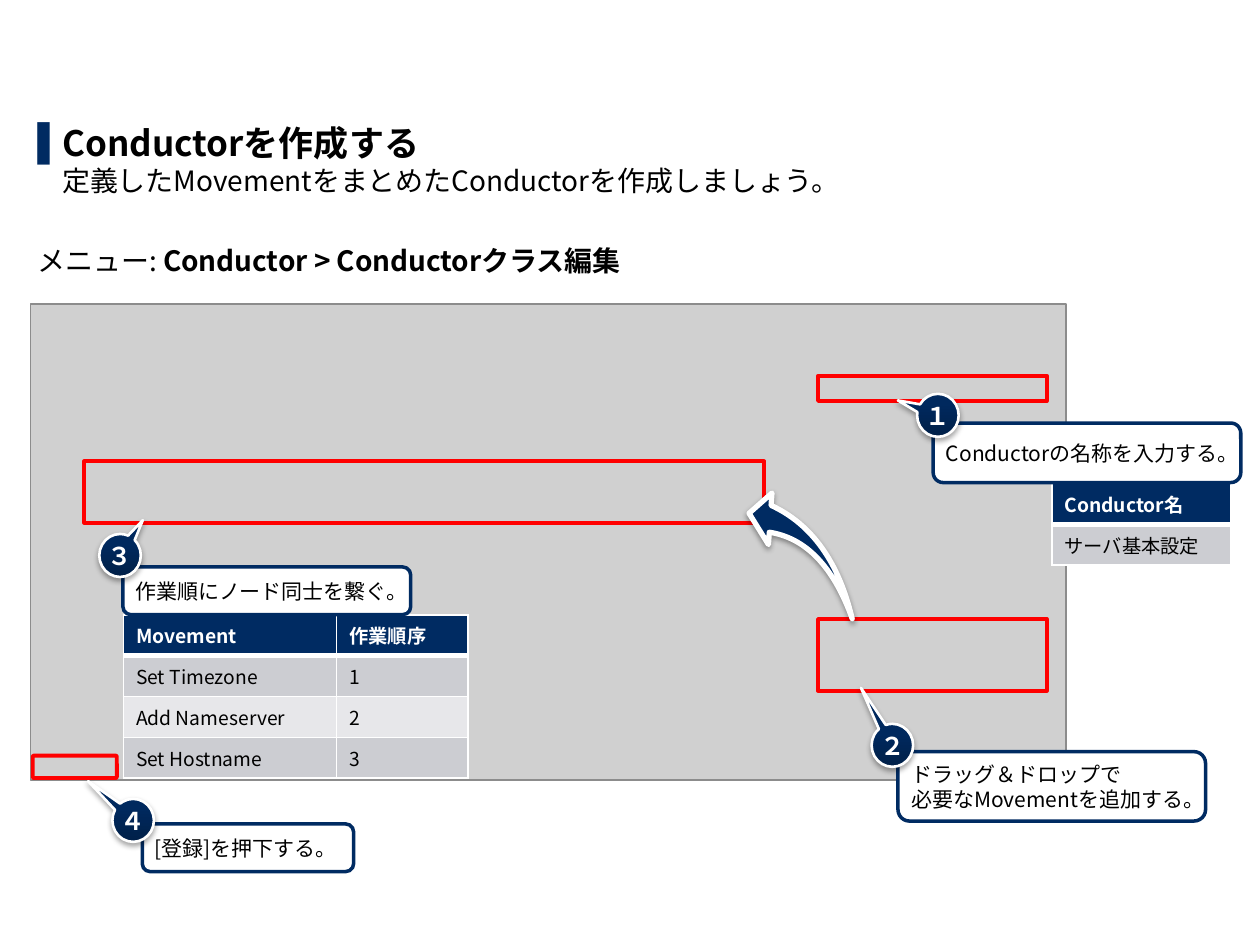
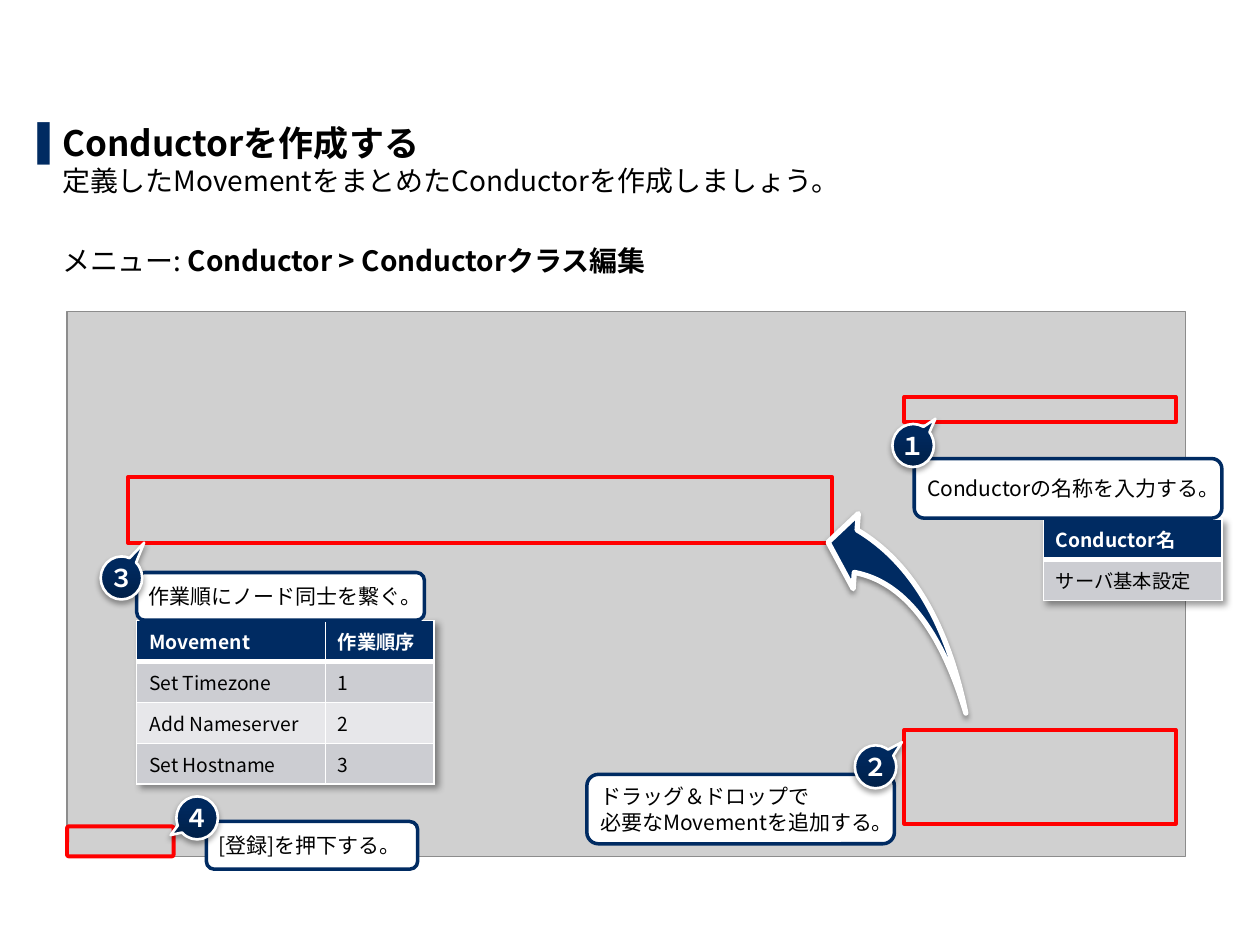
Before and after one commit to exastro-suite/it-automation-docs, a slide deck: slide 16 of asset/Learn_ja/ITA-hg-ps_practice_ja.pptx. Drawn at 1260x945 pixels with LibreOffice and Linux fonts; fonts in the diff are those of the drawing; grey boxes stand for pictures; background and template pictures are left out. Boxes give left, top, right and bottom in pixels: in the first picture for what was removed or moved away, otherwise in the second. Text is boxed around its words. In the diff, an @@ line names an element or a change of style, - is before the commit and + after.

```diff
--- a/asset/Learn_ja/ITA-hg-ps_practice_ja.pptx
+++ b/asset/Learn_ja/ITA-hg-ps_practice_ja.pptx
@@ text at (62, 247, 646, 274): list level 1 to 2 in "メニュー: Conductor > Conductorクラス編集" @@
@@ picture: place and size @@
-picture at (30, 304, 1066, 780)
+picture at (67, 311, 1186, 856)
@@ rectangle: place and size @@
-rectangle at (818, 375, 1046, 401)
+rectangle at (905, 397, 1176, 422)
@@ speech bubble "１": place and size @@
-speech bubble "１" at (917, 394, 959, 437)
+speech bubble "１" at (892, 425, 934, 467)
@@ rectangle: place and size @@
-rectangle at (84, 461, 765, 523)
+rectangle at (129, 478, 833, 543)
@@ rounded rectangle "Conductorの名称を入力する。": place and size @@
-rounded rectangle "Conductorの名称を入力する。" at (934, 423, 1241, 483)
+rounded rectangle "Conductorの名称を入力する。" at (915, 459, 1222, 518)
@@ swoosh arrow: place and size @@
-swoosh arrow at (748, 489, 852, 623)
+swoosh arrow at (827, 509, 966, 718)
@@ table: place and size @@
-table at (1052, 484, 1231, 559)
+table at (1043, 519, 1222, 594)
@@ speech bubble "３": place and size @@
-speech bubble "３" at (100, 534, 141, 577)
+speech bubble "３" at (101, 557, 142, 600)
@@ rounded rectangle "作業順にノード同士を繋ぐ。": place and size @@
-rounded rectangle "作業順にノード同士を繋ぐ。" at (123, 567, 411, 615)
+rounded rectangle "作業順にノード同士を繋ぐ。" at (136, 572, 423, 620)
@@ table: place and size @@
-table at (123, 615, 467, 771)
+table at (136, 621, 433, 777)
@@ speech bubble "２": place and size @@
-speech bubble "２" at (872, 723, 914, 766)
+speech bubble "２" at (854, 746, 896, 789)
@@ rectangle: place and size @@
-rectangle at (818, 619, 1046, 690)
+rectangle at (905, 730, 1176, 824)
@@ rounded rectangle "ドラッグ＆ドロップで 必要なMovementを追加する。": place and size @@
-rounded rectangle "ドラッグ＆ドロップで 必要なMovementを追加する。" at (898, 752, 1206, 822)
+rounded rectangle "ドラッグ＆ドロップで 必要なMovementを追加する。" at (587, 775, 895, 844)
@@ proportions changed in 3 elements at (854, 746, 896, 789), (892, 425, 934, 467), (176, 796, 218, 839) @@
@@ speech bubble "４": place and size @@
-speech bubble "４" at (112, 799, 154, 842)
+speech bubble "４" at (176, 796, 218, 839)
@@ rounded rectangle: place and size @@
-rounded rectangle at (33, 756, 117, 779)
+rounded rectangle at (67, 827, 174, 857)
@@ rounded rectangle "[登録]を押下する。": place and size @@
-rounded rectangle "[登録]を押下する。" at (142, 824, 354, 872)
+rounded rectangle "[登録]を押下する。" at (207, 822, 418, 869)
```
Also in this commit, not shown: 36 other slides changed, 1 other file.
